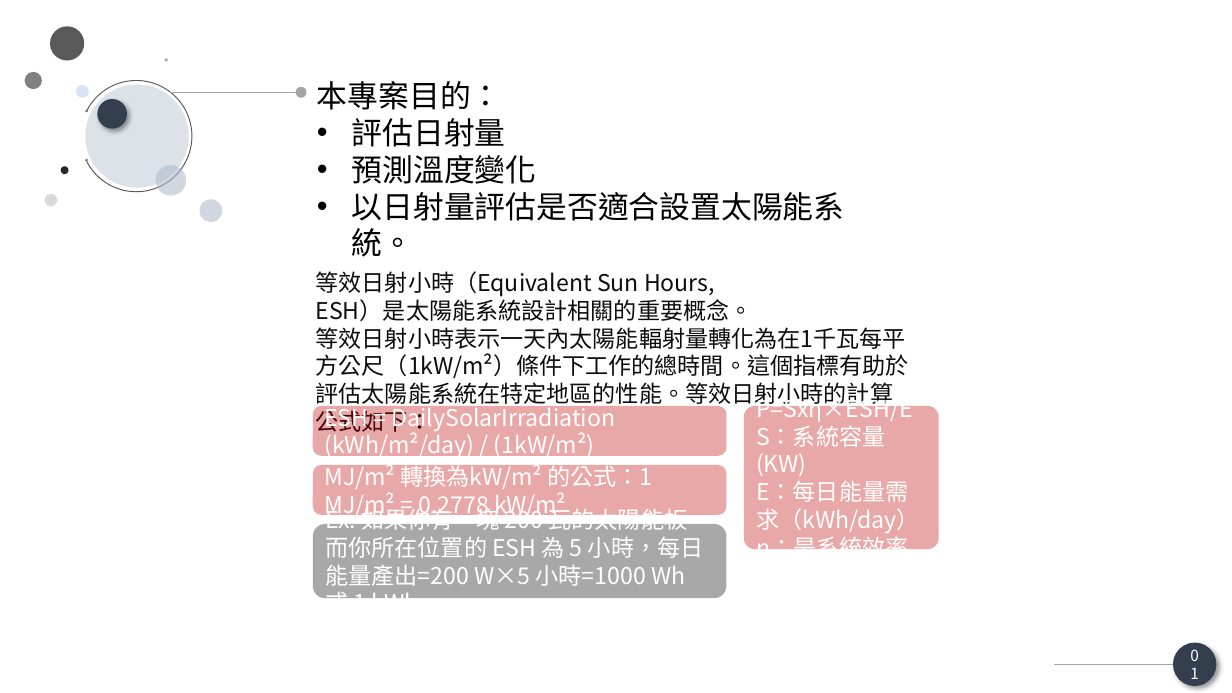
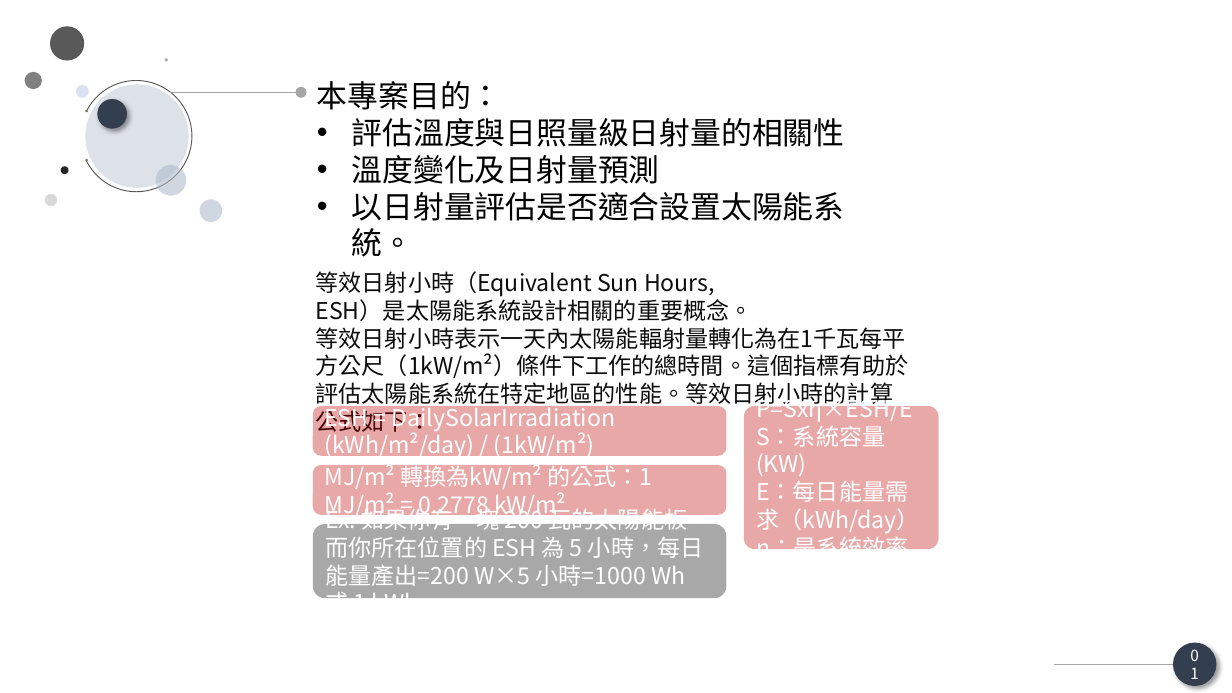
Before and after one commit to LanvisWei/MLproject_Solar_Irradiance, a slide deck: slide 2 of temp_solar/簡報.pptx. Drawn at 1232x693 pixels with LibreOffice and Linux fonts; fonts in the diff are those of the drawing. Boxes give left, top, right and bottom in pixels: in the first picture for what was removed or moved away, otherwise in the second. Text is boxed around its words. In the diff, an @@ line names an element or a change of style, - is before the commit and + after.

```diff
--- a/temp_solar/簡報.pptx
+++ b/temp_solar/簡報.pptx
@@ text at (352,118,845,184): text changed @@
-• 評估日射量
-• 預測溫度變化
+• 評估溫度與日照量級日射量的相關性
+• 溫度變化及日射量預測
```
Also in this commit, not shown: 7 other slides changed, 1 slide added.
